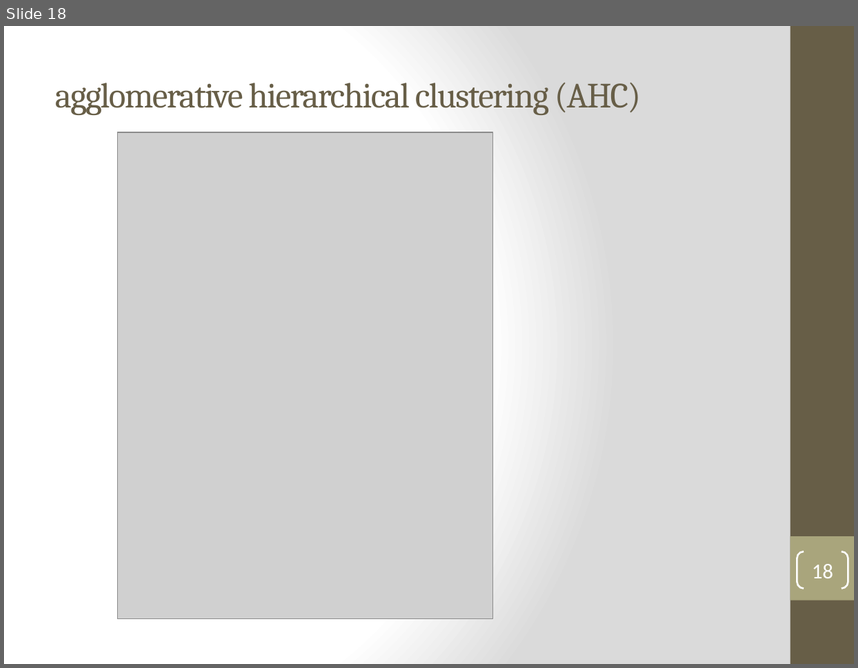
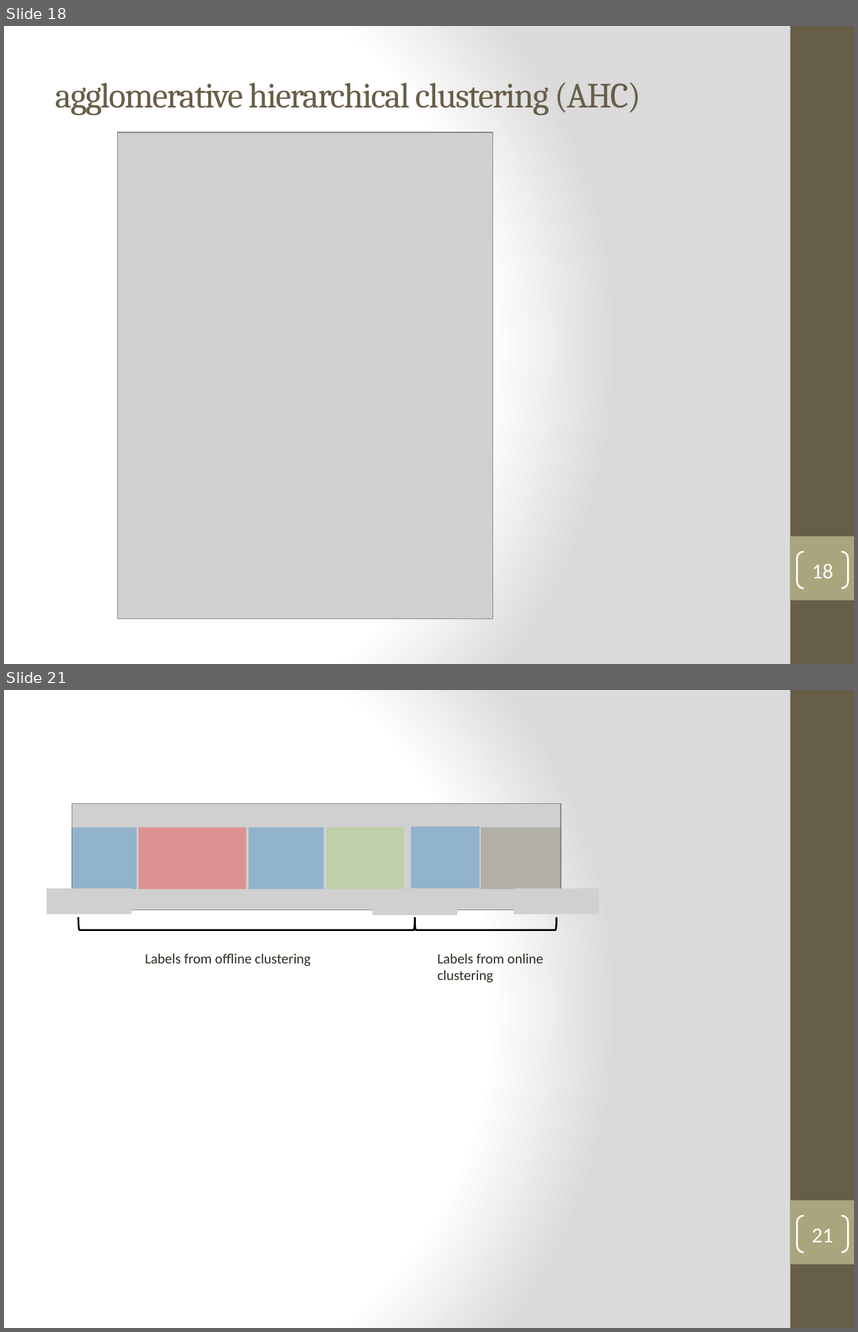
Before and after one commit to henryph/vba_project, a slide deck: Real-time Speaker Recognizer - Oral Examination.pptx. Shown one above the other, each under a label of ours: slide 18 before the commit, slides 18 and 21 after it; the slides between them are not shown. The pictures are 858x668 and 858x1332 pixels, drawn with LibreOffice and Linux fonts; fonts in the diff are those of the drawing; grey boxes stand for pictures. Boxes give left, top, right and bottom in pixels: in the first picture for what was removed or moved away, otherwise in the second. Text is boxed around its words. In the diff, an @@ line names an element or a change of style, - is before the commit and + after.

```diff
--- a/Real-time Speaker Recognizer - Oral Examination.pptx
+++ b/Real-time Speaker Recognizer - Oral Examination.pptx
@@ slide 21 added at <box>4,690,854,1328</box>, background gradient #FFFFFF to #DADADA; not listed: 2 template elements that a slide beside it also shows @@
@@ group added at <box>71,803,561,909</box>: 6 rectangles, 1 picture @@
@@ group added at <box>47,888,599,930</box>: 3 pictures, 2 left brackets @@
@@ text added at <box>145,953,311,966</box>, 12 pt, text #2F2B20 @@
+Labels from offline clustering
@@ text added at <box>437,953,544,983</box>, 12 pt, text #2F2B20 @@
+Labels from online
+clustering
@@ page number added at <box>797,1215,848,1252</box>, outline #FFFFFF 1.5 pt, 18 pt, text #FFFFFF @@
+21
```
Also in this commit, not shown: 1 slide changed, 2 other slides added, 2 other files.
